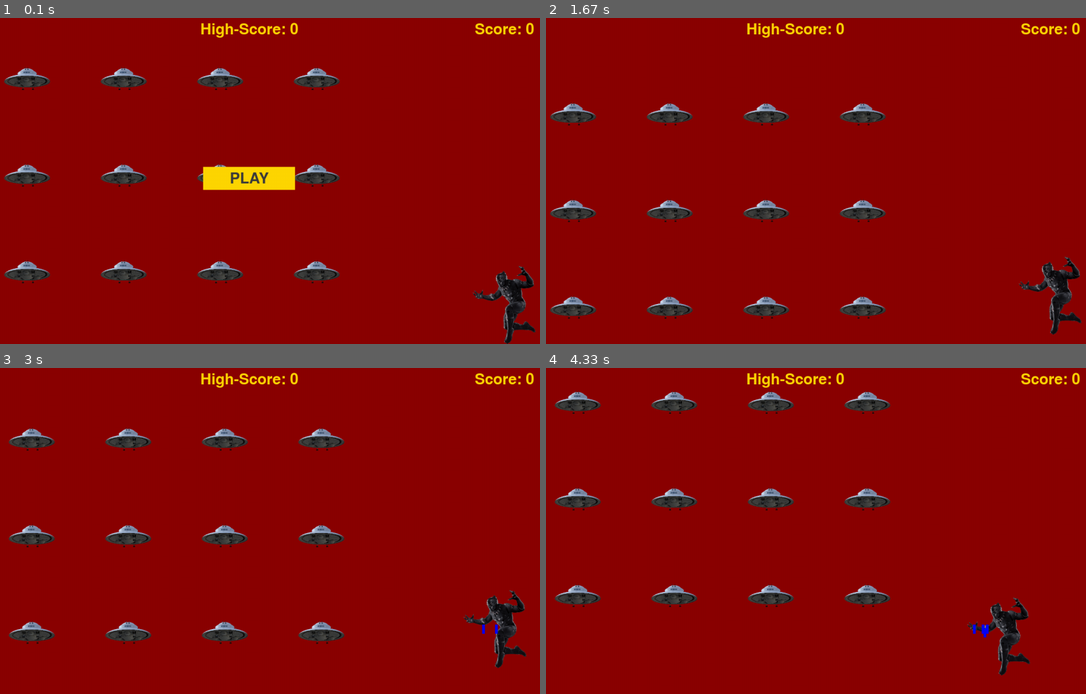
Above: before the commit, frames 1-4 (two rows, left to right).
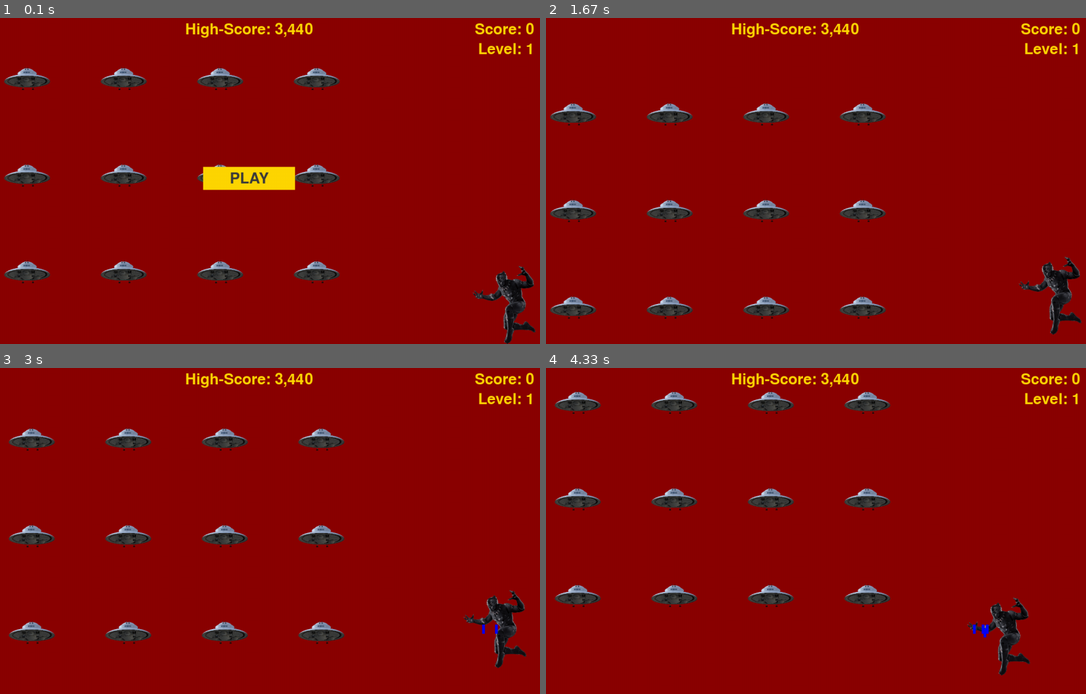
Above: after the commit, the same moments.

Repository: frankTheCodeBoy/PYGAME_GAME_DEVELOPMENT
Game: pygame game, started from game_load.py
The game is run twice, just before and just after one commit, with the same random seed, the same clock (stepped at 60 frames per second) and the same inputs.
Inputs:
- Up to frame 1 (0.1 s): no input
- Up to frame 2 (1.67 s): click "PLAY" at 0.38 s; tap Enter at 0.67 s; hold Up from 1.5 s (still down)
- Up to frame 3 (3 s): release Up at 1.97 s; tap Space at 2.5, 2.9 s; hold Left from 2.83 s (still down)
- Up to frame 4 (4.33 s): tap Space at 3.2, 3.47, 3.8, 4.1, 4.23 s; release Left at 3.37 s; hold Down 3.4-3.7 s; hold Left 3.73-4.13 s; hold Up from 4.17 s (still down)

The runs differ from the first frame. In frame 1, 0.7% of the frame differs, in the area x 34-99%, y 1-12%; in frame 2, 0.7%; in frame 3, 0.7%; in frame 4, 0.7%.

Commit message:
Count to End Project

Diff:
--- a/game_load.py
+++ b/game_load.py
@@ -71,6 +71,7 @@
             self.stats.reset_stats()
             self.stats.game_active = True
             self.sb.prep_score()
+            self.sb.prep_level()
             # Get rid of any remaining aliens and bullets.
             self.aliens.empty()
             self.bullets.empty()
@@ -94,6 +95,10 @@
                 new_bullet = Bullet(self)
                 self.bullets.add(new_bullet)
         elif event.key == pygame.K_q:
+            # Write high score into a file, exit system.
+            import json
+            with open("high_scores.json",'w') as f:
+                json.dump(self.stats.high_score, f)
             sys.exit()
 
     def _check_keyrelease(self,event):
@@ -131,6 +136,9 @@
             self.bullets.empty()
             self._new_fleet()
             self.settings.increase_speed()
+            # Increae level.
+            self.stats.level += 1
+            self.sb.prep_level()
 
     def _new_fleet(self):
         """Create alien fleet"""
--- a/game_stats.py
+++ b/game_stats.py
@@ -9,9 +9,12 @@
         # Start game in an inactive state.
         self.game_active = False
         # High score should never be reset
-        self.high_score = 0
+        import json
+        with open("high_scores.json",'r') as f:
+            self.high_score = json.load(f)
 
     def reset_stats(self):
         """Initialize statistics that can change during the game"""
         self.goku_left = self.settings.goku_lives
         self.score = 0
+        self.level = 1
--- /dev/null
+++ b/high_scores.json
@@ -0,0 +1 @@
+3443
--- a/scoreboard.py
+++ b/scoreboard.py
@@ -17,6 +17,7 @@
         # Prepare the initial score image.
         self.prep_score()
         self.prep_high_score()
+        self.prep_level()
 
     def prep_score(self):
         """Turn the score into a rendered image."""
@@ -42,10 +43,22 @@
         self.high_score_rect.centerx = self.screen_rect.centerx
         self.high_score_rect.top = self.score_rect.top
 
+    def prep_level(self):
+        """Turn the level into a rendered image."""
+        level_str = str(self.stats.level)
+        level_str_display = "Level: {}".format(level_str)
+        self.level_image = self.font.render(level_str_display, True,
+            self.text_color, self.settings.bg_color)
+        # Position the level below the score.
+        self.level_rect = self.level_image.get_rect()
+        self.level_rect.right = self.score_rect.right
+        self.level_rect.top = self.score_rect.bottom + 10
+
     def show_score(self):
-        """Draw score to the screen."""
+        """Draw scores and level to the screen."""
         self.screen.blit(self.score_image, self.score_rect)
         self.screen.blit(self.high_score_image, self.high_score_rect)
+        self.screen.blit(self.level_image, self.level_rect)
 
     def check_high_score(self):
         """Check to see if there's a new high score"""
